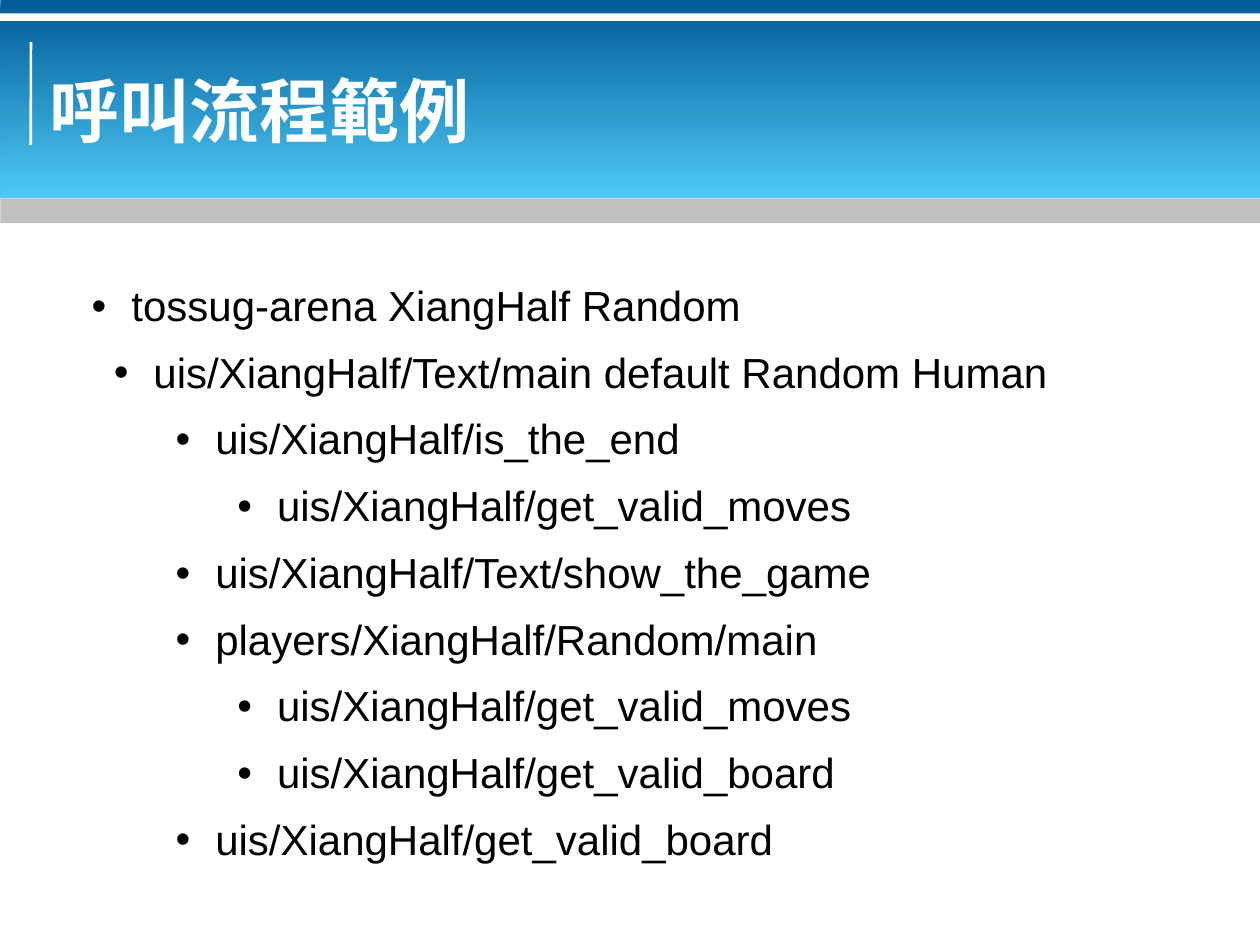
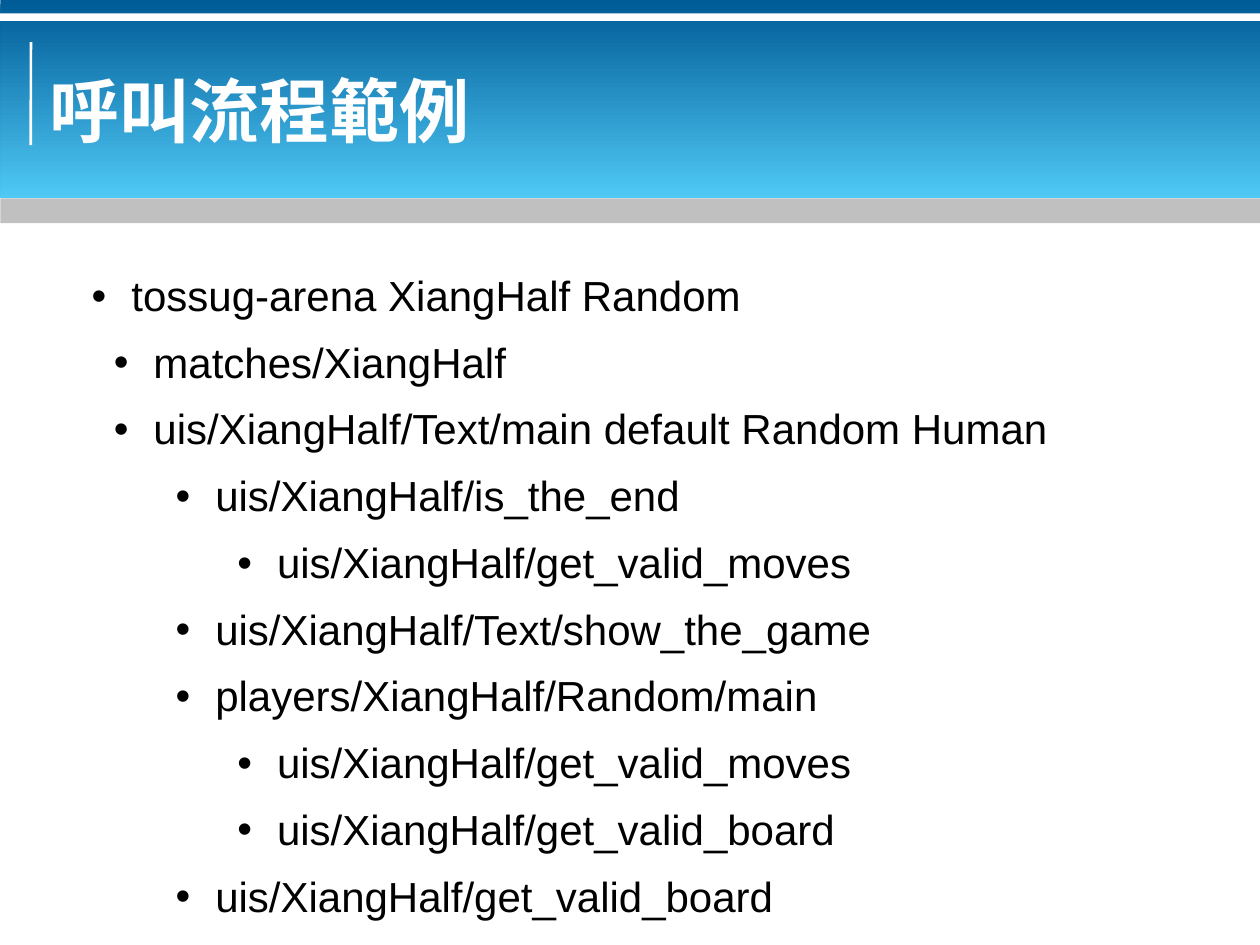
Before and after one commit to bluebat/.presentations, a slide deck: slide 4 of gamelets-arena-for-ai-players.odp. Drawn at 1260x945 pixels with LibreOffice and Linux fonts; fonts in the diff are those of the drawing; background and template pictures are left out. Boxes give left, top, right and bottom in pixels: in the first picture for what was removed or moved away, otherwise in the second. Text is boxed around its words. In the diff, an @@ line names an element or a change of style, - is before the commit and + after.

```diff
--- a/gamelets-arena-for-ai-players.odp
+++ b/gamelets-arena-for-ai-players.odp
@@ text "tossug-arena XiangHalf Random": place and size @@
-text "tossug-arena XiangHalf Random" at [131, 290, 1047, 863]
+text "tossug-arena XiangHalf Random" at [131, 280, 1047, 920]
@@ text at [153, 347, 505, 386]: paragraph added @@
+• matches/XiangHalf
```
Also in this commit, not shown: 4 other slides changed, 1 other file.
